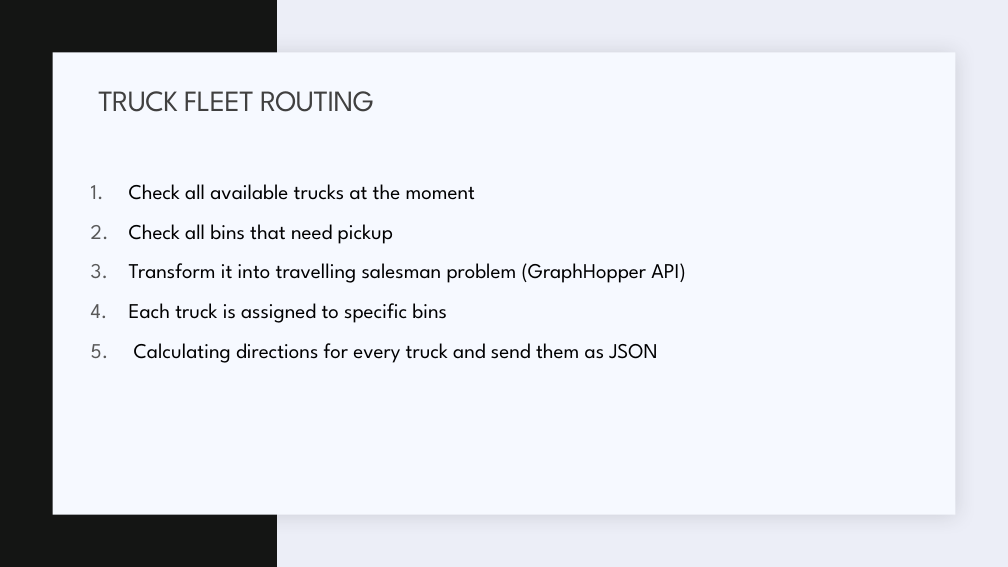
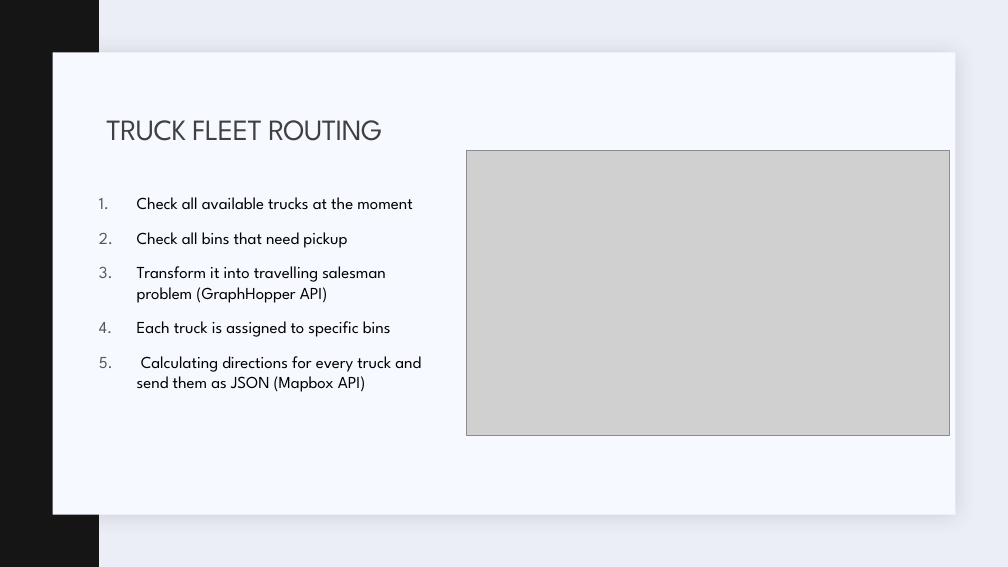
Before and after one commit to marios-stam/Project_IOT, a slide deck: slide 8 of Powerpoints/Final Presentation/Waste-management-Nikos.pptx. Drawn at 1008x567 pixels with LibreOffice and Linux fonts; fonts in the diff are those of the drawing; grey boxes stand for pictures. Boxes give left, top, right and bottom in pixels: in the first picture for what was removed or moved away, otherwise in the second. Text is boxed around its words. In the diff, an @@ line names an element or a change of style, - is before the commit and + after.

Commit message:
fixed final ppt

```diff
--- a/Powerpoints/Final Presentation/Waste-management-Nikos.pptx
+++ b/Powerpoints/Final Presentation/Waste-management-Nikos.pptx
@@ rectangle: place and size @@
-rectangle at [0,0,277,567]
+rectangle at [0,0,99,567]
@@ title "TRUCK FLEET ROUTING": place and size @@
-title "TRUCK FLEET ROUTING" at [98,91,374,112]
+title "TRUCK FLEET ROUTING" at [106,120,382,141]
@@ picture added at [467,150,950,435] @@
@@ text "Check all available trucks at ...": place and size @@
-text "Check all available trucks at ..." at [129,184,685,363]
+text "Check all available trucks at ..." at [137,197,421,392]
@@ text at [137,197,412,337]: size 20 to 16 pt in "Check all available trucks at the moment", "Check all bins that need pickup", "Transform it into travelling salesman problem (GraphHopper ...", "Each truck is assigned to specific bins" @@
@@ text at [137,356,421,392]: text changed; size 20 to 16 pt @@
-5. Calculating directions for every truck and send them as JSON
+5. Calculating directions for every truck and send them as JSON (Mapbox API)
```
Also in this commit, not shown: 3 other slides changed, 1 other file.
